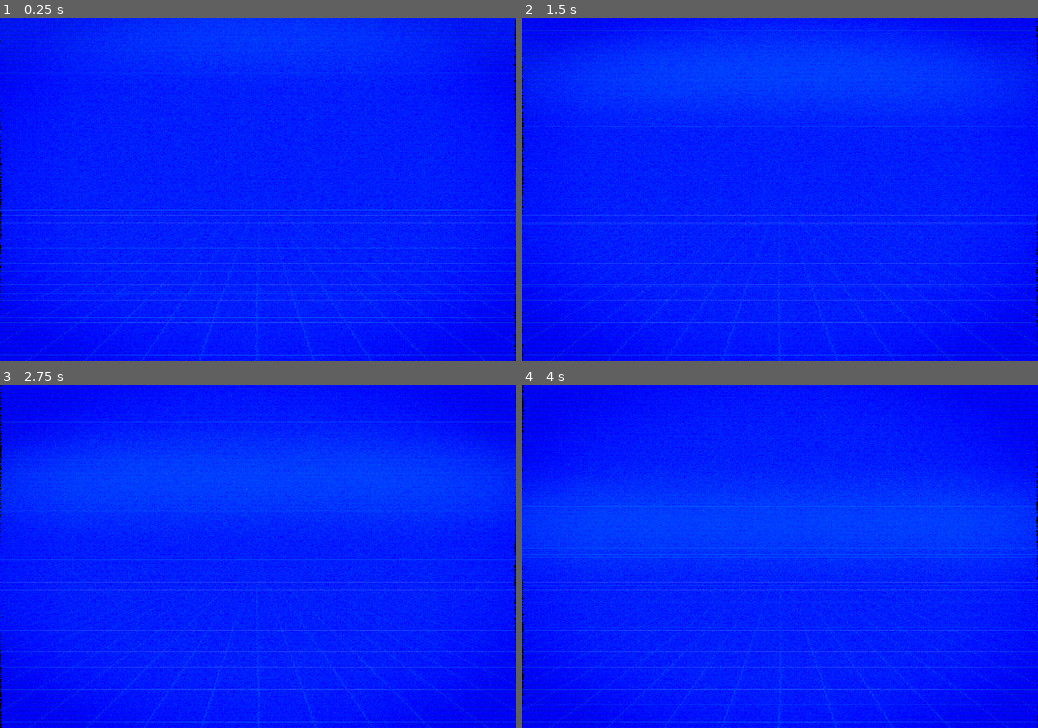
Above: before the commit, frames 1-4 (two rows, left to right).
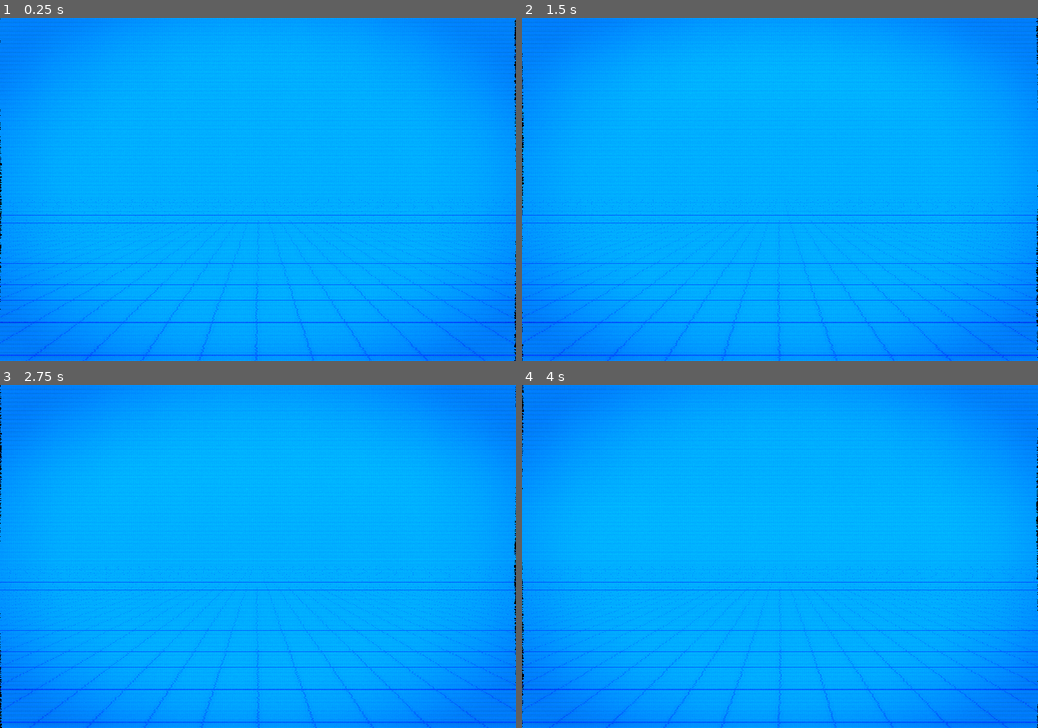
Above: after the commit, the same moments.

Repository: deltea/mograph-edit
Game: Godot game, scene res://main.tscn
Two runs of this game, one before a commit and one after it. Both use one fixed random seed, a clock stepped at 60 frames per second and the inputs below. Sound files missing from this copy of the repository are replaced by a short silence.
Inputs:
- Up to frame 1 (0.25 s): no input
- Up to frame 2 (1.5 s): no input
- Up to frame 3 (2.75 s): no input
- Up to frame 4 (4 s): no input

The runs differ from the first frame. In frame 1, 100% of the frame differs, in the area x 0-100%, y 0-100%; in frame 2, 100%; in frame 3, 100%; in frame 4, 100%.

Commit message:
get it poppin

Diff:
--- a/autoloads/conductor.tscn
+++ b/autoloads/conductor.tscn
@@ -5,5 +5,6 @@
 
 [node name="Conductor" type="AudioStreamPlayer" unique_id=759406385]
 stream = ExtResource("1_bk88x")
+bus = &"Music"
 script = ExtResource("1_2pwio")
 start_beat_offset = 62
--- /dev/null
+++ b/default_bus_layout.tres
@@ -0,0 +1,21 @@
+[gd_resource type="AudioBusLayout" format=3 uid="uid://cfol65agqvxyv"]
+
+[sub_resource type="AudioEffectSpectrumAnalyzer" id="AudioEffectSpectrumAnalyzer_j3pel"]
+resource_name = "SpectrumAnalyzer"
+
+[sub_resource type="AudioEffectReverb" id="AudioEffectReverb_j3pel"]
+resource_name = "Reverb"
+room_size = 0.14
+hipass = 0.72
+
+[resource]
+bus/1/name = &"Music"
+bus/1/solo = false
+bus/1/mute = false
+bus/1/bypass_fx = false
+bus/1/volume_db = 0.0
+bus/1/send = &"Master"
+bus/1/effect/0/effect = SubResource("AudioEffectSpectrumAnalyzer_j3pel")
+bus/1/effect/0/enabled = true
+bus/1/effect/1/effect = SubResource("AudioEffectReverb_j3pel")
+bus/1/effect/1/enabled = false
--- a/main.gd
+++ b/main.gd
@@ -32,6 +32,7 @@
 func _on_beat(pos: int) -> void:
 	if pos == -1:
 		rig.move_cam_to_next_marker(Conductor.TWO_BEAT)
+
 	if pos == 1:
 		is_backing_up = true
 
@@ -50,14 +51,17 @@
 		var work := work_scene.instantiate() as Node3D
 		add_child(work)
 		work.position = cam.global_position + cam.global_transform.basis.z * -1.0
-		var rand_rot := randf_range(-30, 30)
-		work.rotation_degrees.z = -rand_rot
-		work.position.x += randf_range(-1, 1)
-		work.position.y += randf_range(-1, 1)
+		var rand_rot := randf_range(-60, 60) * (-1 if pos % 2 == 0 else 1)
+		var rand_pos_rot := deg_to_rad(randf_range(0, 360))
+		work.rotation_degrees.z = 0
+		var unit_circle := Vector2(cos(rand_pos_rot), sin(rand_pos_rot))
+		work.position.x += unit_circle.x
+		work.position.y += unit_circle.y
 		work.scale = Vector3.ZERO
 		var tween := create_tween().set_trans(Tween.TRANS_EXPO).set_ease(Tween.EASE_OUT).set_parallel()
-		tween.tween_property(work, "scale", Vector3.ONE, Conductor.BEAT)
+		tween.tween_property(work, "scale", Vector3.ONE, Conductor.BEAT).set_trans(Tween.TRANS_SPRING)
 		tween.tween_property(work, "rotation_degrees:z", rand_rot, Conductor.BEAT).set_trans(Tween.TRANS_SPRING)
+		tween.tween_property(cam, "rotation_degrees:z", 10 * (1 if pos % 2 == 0 else -1), Conductor.BEAT)
 
 	if pos == 24:
 		var tween := create_tween()
--- a/main.tscn
+++ b/main.tscn
@@ -24,16 +24,18 @@
 shader_parameter/luma_smear_px = 5.0000002375
 shader_parameter/jitter_px = 1.8
 shader_parameter/wobble_px = 1.5
-shader_parameter/tape_noise = 0.22
-shader_parameter/tape_lines = 0.2000000095
+shader_parameter/tape_noise = 0.2000000095
+shader_parameter/tape_lines = 0.10000000475
 shader_parameter/roll_speed = 0.1
-shader_parameter/roll_strength = 0.15
-shader_parameter/glow_strength = 0.25
+shader_parameter/roll_strength = 0.10000000475
+shader_parameter/glow_strength = 1.0000000475
 shader_parameter/glow_threshold = 0.65
 
 [sub_resource type="Environment" id="Environment_7dm0k"]
 background_mode = 1
 background_color = Color(0, 0.07058824, 0.99215686, 1)
+glow_enabled = true
+glow_bloom = 0.1
 
 [sub_resource type="StandardMaterial3D" id="StandardMaterial3D_ig7tw"]
 transparency = 1
@@ -103,3 +105,6 @@
 font = SubResource("FontVariation_1bvp3")
 outline_size = 0
 horizontal_alignment = 0
+
+[node name="DirectionalLight3D" type="DirectionalLight3D" parent="." unique_id=1478296763]
+transform = Transform3D(1, 0, 0, 0, 0.49999997, 0.86602545, 0, -0.86602545, 0.49999997, 0, 0, 0)
